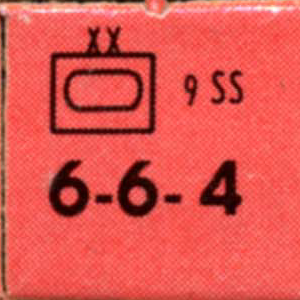
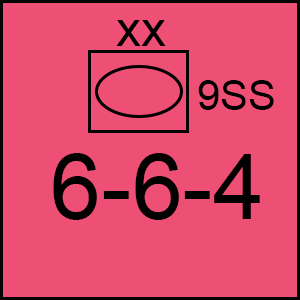
Layers edited between the first and the second 300 × 300 image:
added layer "Shape 4" above "Shape 6" over [88, 51, 91, 132]
added layer "Shape 6" above "Shape 5" over [88, 50, 189, 53]
added layer "Shape 5" above "Shape 2" over [88, 130, 189, 133]
added layer "Shape 2" above "xx" over [186, 53, 189, 133]
added layer "xx" above "9SS" over [116, 20, 166, 46]
added layer "9SS" above "Shape 4 copy" over [198, 80, 274, 110]
added layer "Shape 4 copy" above "Shape 6 copy" over [0, 0, 3, 300]
added layer "Shape 6 copy" above "Shape 5 copy" over [0, 0, 300, 3]
added layer "Shape 5 copy" above "Shape 2 copy" over [0, 297, 300, 300]
added layer "Shape 2 copy" above "6-6-4" over [297, 0, 300, 300]
renamed "Layer 2" to "6-6-4", painted on it over [0, 0, 300, 300]
added layer "Ellipse 1" above "Color Fill 2" over [95, 65, 183, 118]
added layer "Color Fill 2" over [0, 0, 300, 300]
